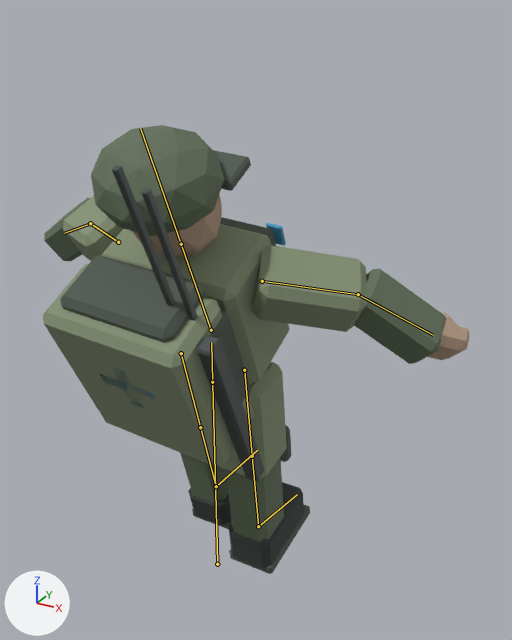
Renders of the glTF model public/models/soldier.glb from each side of a commit.
The view is the same before and after, from a camera (50 mm lens) standing at (1.19, -1.85, 2.019) and looking at (0.1, 0.132, 1.028). The axes (+X, +Y, +Z) are drawn at lower left. The lights are the same throughout. The first picture is the older version. Both versions are drawn at frame 2 of the action 'drag'; the numbers are the values there. The bones that change, and the others that lie on the model, are drawn over the model as lines.

The first picture shows 'GC_Soldier_Body', 'Gear_COMMAND', 'Gear_ENGINEER', 'Gear_LOGISTICS', 'Gear_MEDIC', 'Gear_MORTAR', 'Gear_SCOUT'.
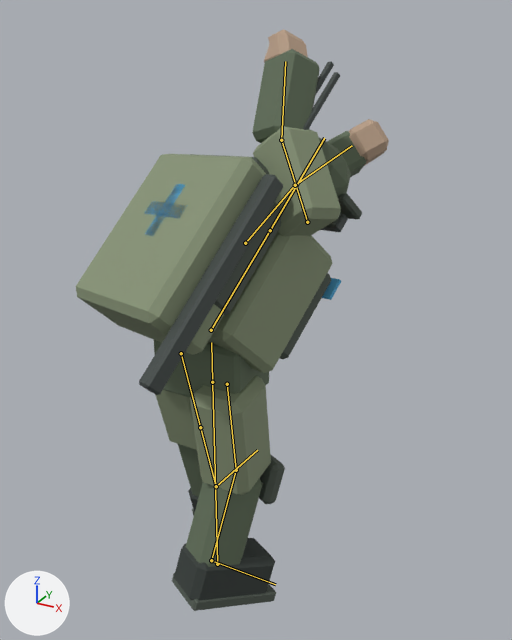
Boxes (x1, y1, x2, y2) around the edits, measured in the pictures (512 x 640 px):
'GC_Soldier_Body', posed (45% narrower, 30% taller): before (44, 125, 470, 574); after (154, 29, 389, 611)
'Gear_LOGISTICS', posed: before (43, 264, 254, 467); after (76, 154, 281, 355)
'Gear_ENGINEER', posed: before (197, 335, 265, 482); after (139, 174, 283, 395)
'Gear_MORTAR', posed (mostly hidden afterwards): before (60, 256, 206, 343); after (190, 154, 269, 174)
'Gear_SCOUT', posed: before (141, 188, 251, 402); after (214, 72, 340, 315)
'Gear_COMMAND', posed (mostly hidden afterwards): before (112, 165, 175, 306); after (315, 61, 334, 96)
'Gear_MEDIC', posed: before (99, 367, 156, 408); after (145, 184, 187, 236)
'Gear_PILOT', posed (not visible before): after (321, 213, 348, 232)
bone 'spine', root to tip: before (211, 330) to (181, 244); after (211, 330) to (270, 230)
bone 'upper_arm.R', root to tip: before (262, 281) to (358, 294); after (307, 222) to (281, 140)
bone 'upper_arm.L', root to tip: before (118, 242) to (90, 223); after (245, 243) to (295, 185)
bone 'thigh.R', root to tip: before (244, 370) to (252, 456); after (227, 384) to (236, 470)
bone 'shin.R', root to tip: before (252, 456) to (258, 526); after (236, 470) to (211, 560)

What the commit changed:
Bone 'spine' (bone_spine) turns from (28, 0, -4) to (-48, -20, 7) degrees about its own x, y and z.
Bone 'upper_arm.R' (bone_upper_arm_r) moves from (0.0, 0.0, 0.0) to (0.077, 0.024, -0.103).
Bone 'upper_arm.R' (bone_upper_arm_r) turns from (20, 0, 25) to (98, 113, -24) degrees about its own x, y and z.
Bone 'upper_arm.L' (bone_upper_arm_l) moves from (0.0, 0.0, 0.0) to (-0.036, -0.059, 0.097).
Bone 'upper_arm.L' (bone_upper_arm_l) turns from (20, 0, -25) to (-3, -149, 117) degrees about its own x, y and z.
Bone 'thigh.R' (bone_thigh_r) moves from (0.0, 0.0, 0.0) to (-0.024, 0.022, -0.078).
Bone 'shin.R' (bone_shin_r) turns from (0, 0, 0) to (-31, 29, -9) degrees about its own x, y and z.
